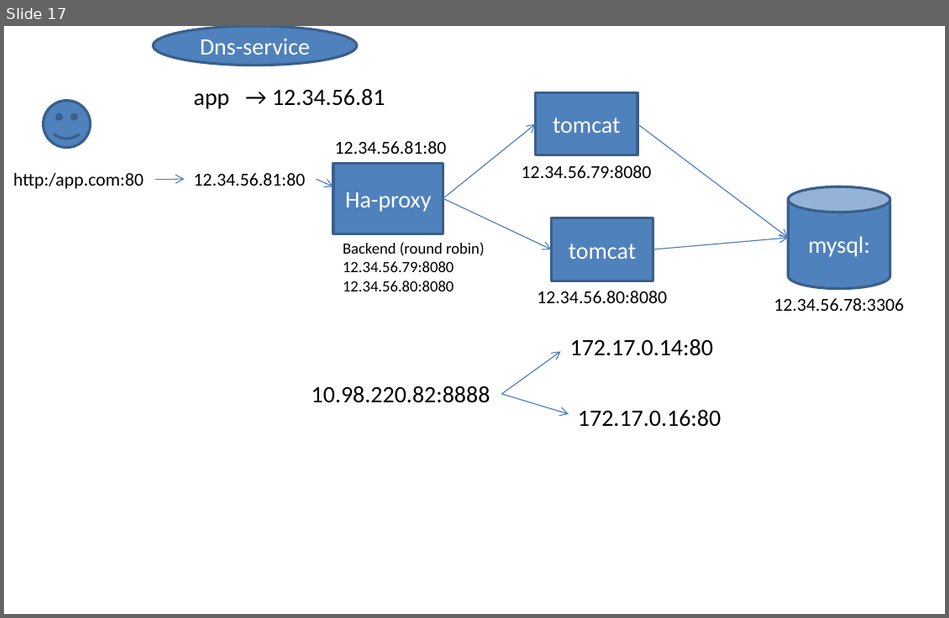
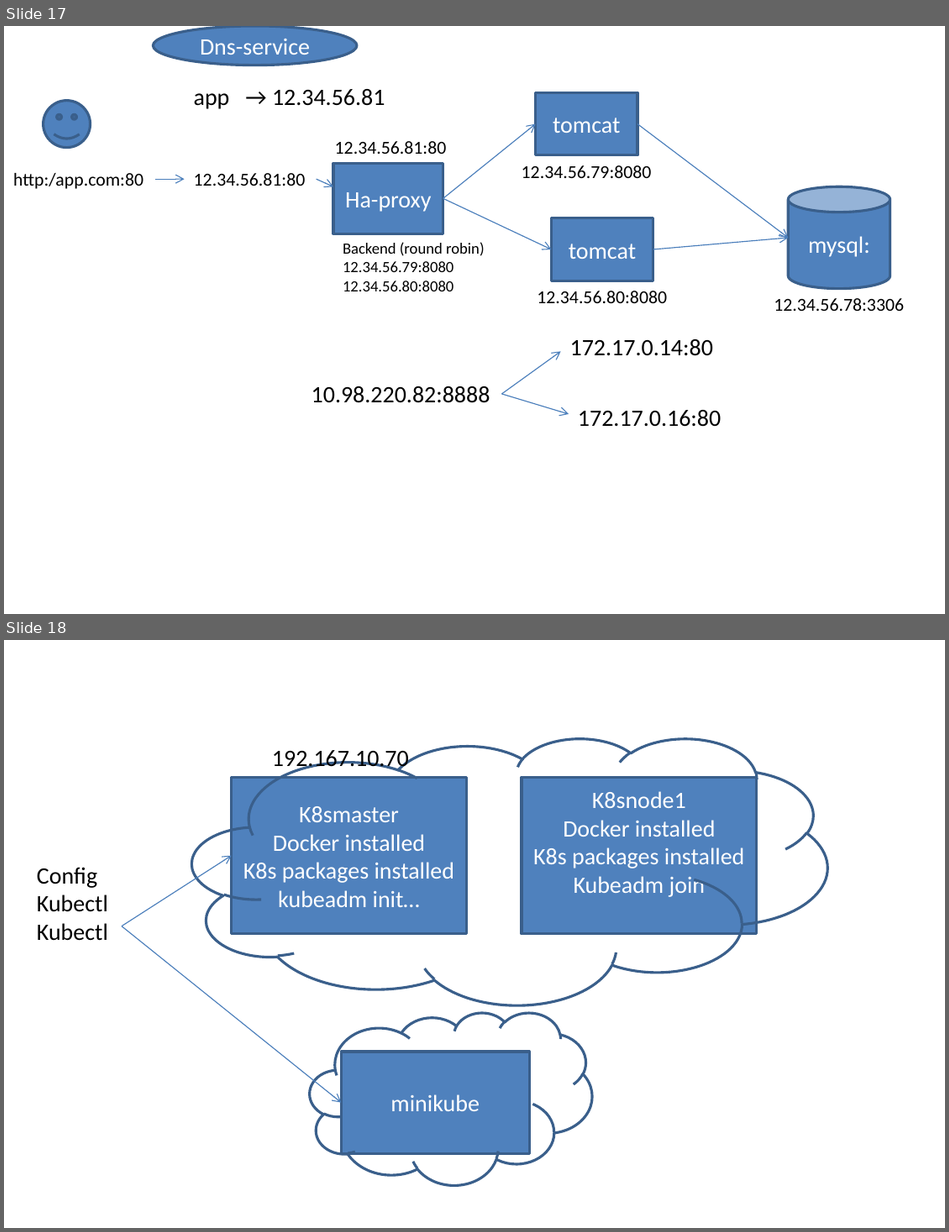
Before and after one commit to AdityaSP/ora-jun24-dock-kube, a slide deck: rough-diag.pptx. Shown one above the other, each under a label of ours: slide 17 before the commit, slides 17 and 18 after it. The pictures are 949x618 and 949x1232 pixels, drawn with LibreOffice and Linux fonts; fonts in the diff are those of the drawing. Boxes give left, top, right and bottom in pixels: in the first picture for what was removed or moved away, otherwise in the second. Text is boxed around its words. In the diff, an @@ line names an element or a change of style, - is before the commit and + after.

```diff
--- a/rough-diag.pptx
+++ b/rough-diag.pptx
@@ slide 18 added at box(4, 640, 945, 1228), background #FFFFFF @@
@@ cloud added at box(192, 737, 827, 1004), outline #3A5F8C 2 pt @@
@@ text added at box(272, 750, 409, 771), 18 pt, text #000000 @@
+192.167.10.70
@@ rectangle added at box(232, 778, 467, 935), fill #4F81BD, outline #3A5F8C 2 pt, 18 pt, text #FFFFFF @@
+K8smaster
+Docker installed
+K8s packages installed
+kubeadm init…
@@ rectangle added at box(521, 778, 757, 935), fill #4F81BD, outline #3A5F8C 2 pt, 18 pt, text #FFFFFF @@
+K8snode1
+Docker installed
+K8s packages installed
+Kubeadm join
@@ arrow added from (122, 926) to (232, 855), #4B7EBC 0.75 pt @@
@@ text added at box(37, 867, 108, 941), 18 pt, text #000000 @@
+Config
+Kubectl
+Kubectl
@@ arrow added from (122, 926) to (341, 1103), #4B7EBC 0.75 pt @@
@@ cloud added at box(310, 1013, 592, 1184), outline #3A5F8C 2 pt @@
@@ rectangle added at box(341, 1052, 529, 1154), fill #4F81BD, outline #3A5F8C 2 pt, 18 pt, text #FFFFFF @@
+minikube
```
Also in this commit, not shown: 2 slides changed, 3 other slides added.
